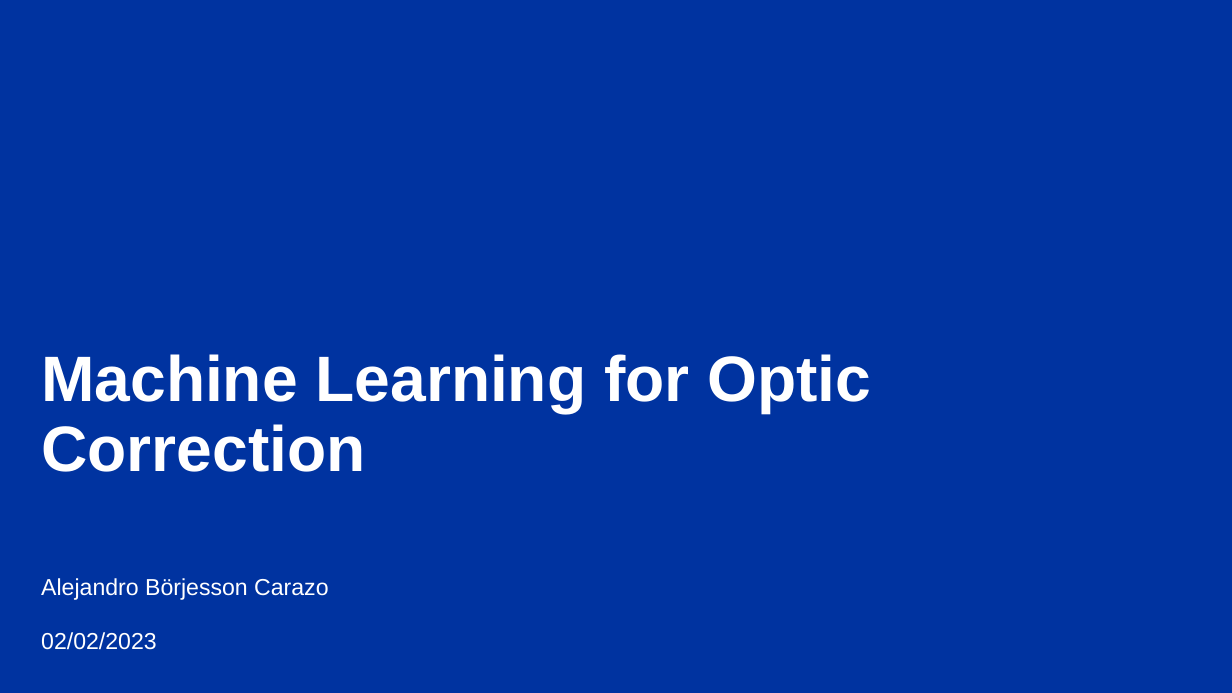
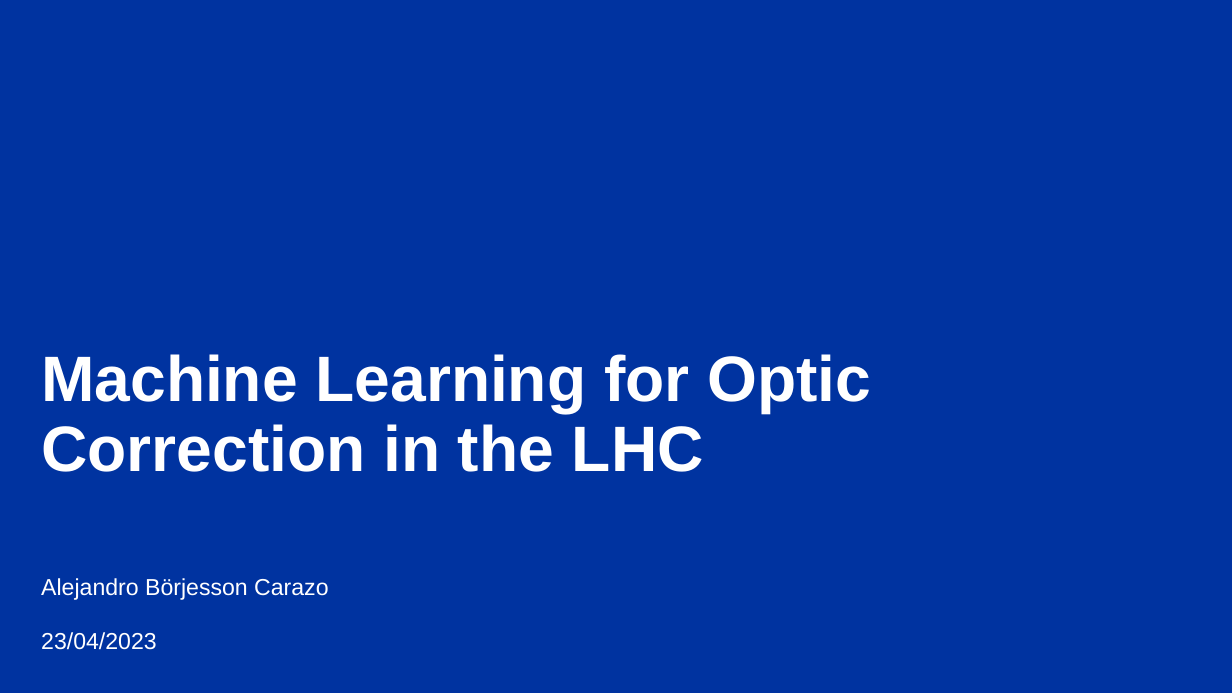
Before and after one commit to alejandroborj/ML-Optic-Correction, a slide deck: slide 1 of Machine Learning for Optic Correction.pptx. Drawn at 1232x693 pixels with LibreOffice and Linux fonts; fonts in the diff are those of the drawing; background and template pictures are left out. Boxes give left, top, right and bottom in pixels: in the first picture for what was removed or moved away, otherwise in the second. Text is boxed around its words. In the diff, an @@ line names an element or a change of style, - is before the commit and + after.

```diff
--- a/Machine Learning for Optic Correction.pptx
+++ b/Machine Learning for Optic Correction.pptx
@@ title at bbox=[41, 354, 871, 472]: text changed @@
-Machine Learning for Optic Correction
+Machine Learning for Optic Correction in the LHC
@@ subtitle at bbox=[41, 632, 157, 650]: text changed @@
-02/02/2023
+23/04/2023
```
Also in this commit, not shown: 23 other slides changed, 16 other files.
